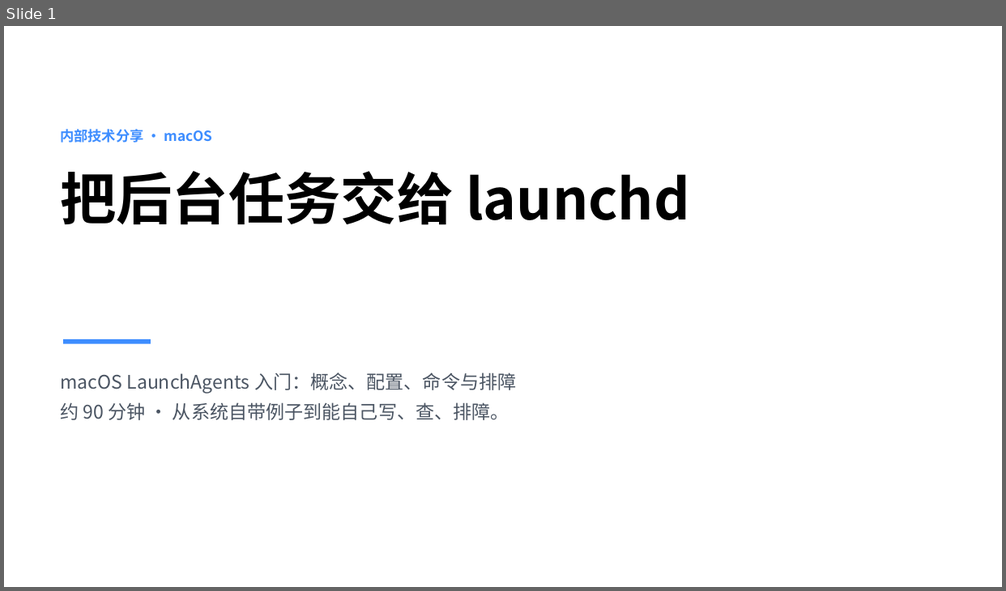
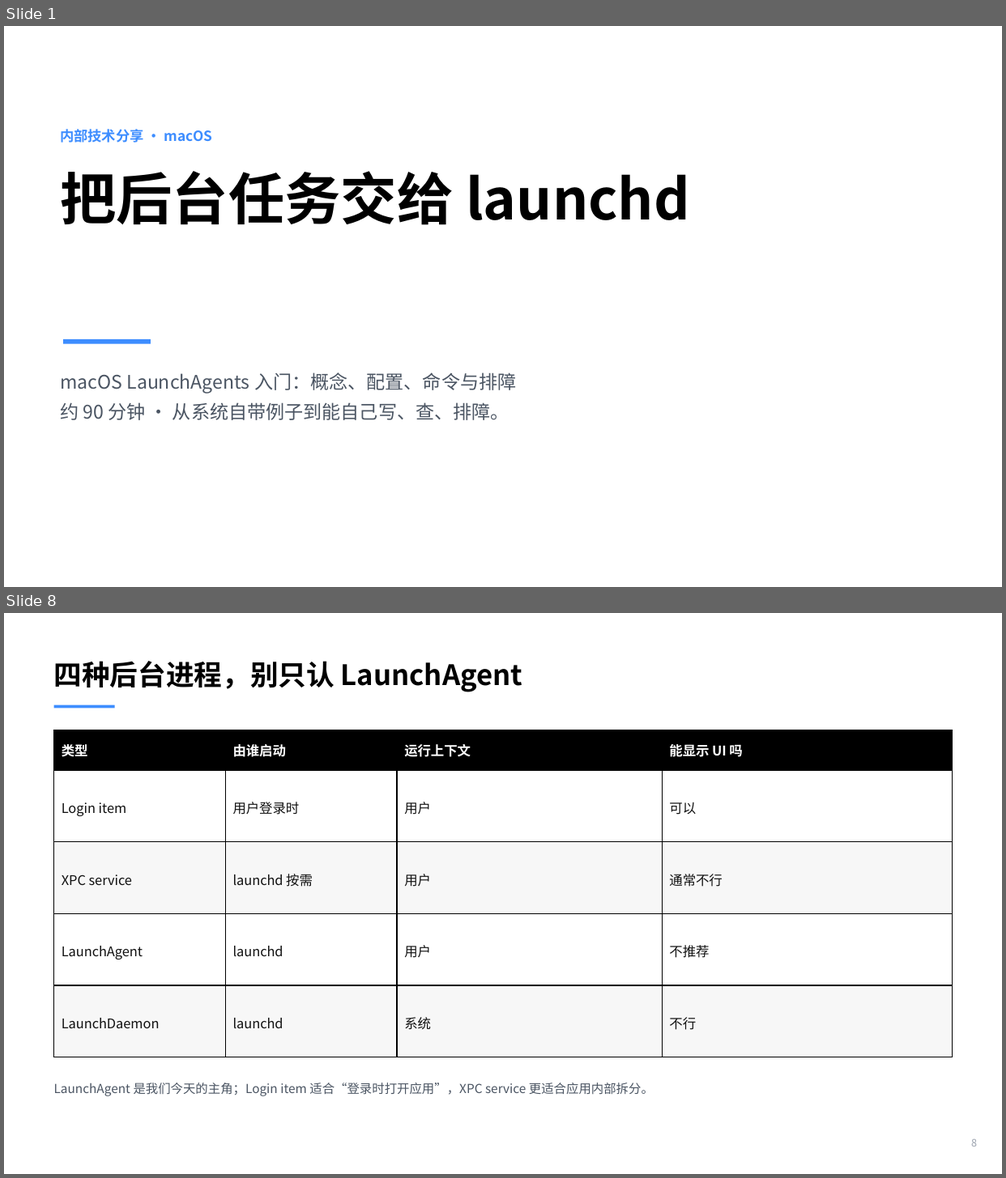
Before and after one commit to taytay198920/daily_study, a slide deck: LaunchAgents分享.pptx. Shown one above the other, each under a label of ours: slide 1 before the commit, slides 1 and 8 after it; the slides between them are not shown. The pictures are 1006x591 and 1006x1178 pixels, drawn with LibreOffice and Linux fonts; fonts in the diff are those of the drawing. Boxes give left, top, right and bottom in pixels: in the first picture for what was removed or moved away, otherwise in the second. Text is boxed around its words. In the diff, an @@ line names an element or a change of style, - is before the commit and + after.

```diff
--- a/LaunchAgents分享.pptx
+++ b/LaunchAgents分享.pptx
@@ slide 8 added at bbox=[4, 613, 1002, 1174], background #FFFFFF @@
@@ text added at bbox=[54, 661, 522, 692], 27 pt, text #000000, bold @@
+四种后台进程，别只认 LaunchAgent
@@ rectangle added at bbox=[54, 705, 115, 708], fill #3D8DFF @@
@@ table added at bbox=[54, 730, 953, 1061], 5 rows, 4 columns @@
+类型 | 由谁启动 | 运行上下文 | 能显示 UI 吗
+Login item | 用户登录时 | 用户 | 可以
+XPC service | launchd 按需 | 用户 | 通常不行
+LaunchAgent | launchd | 用户 | 不推荐
+LaunchDaemon | launchd | 系统 | 不行
@@ text added at bbox=[54, 1083, 654, 1097], 12 pt, text #4B5563 @@
+LaunchAgent 是我们今天的主角；Login item 适合“登录时打开应用”，XPC service 更适合应用内部拆分。
@@ text added at bbox=[971, 1139, 977, 1147], 9.8 pt, text #9CA3AF @@
+8
```
Also in this commit, not shown: 14 slides changed, 8 other slides added, 1 slide removed.
